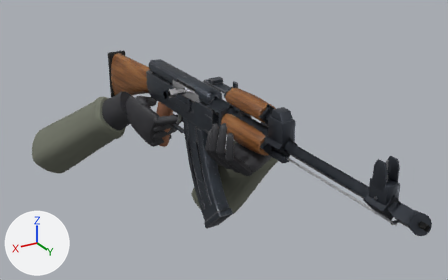
What one commit did to the Blender file app/assets-source/blender/ak47.blend.
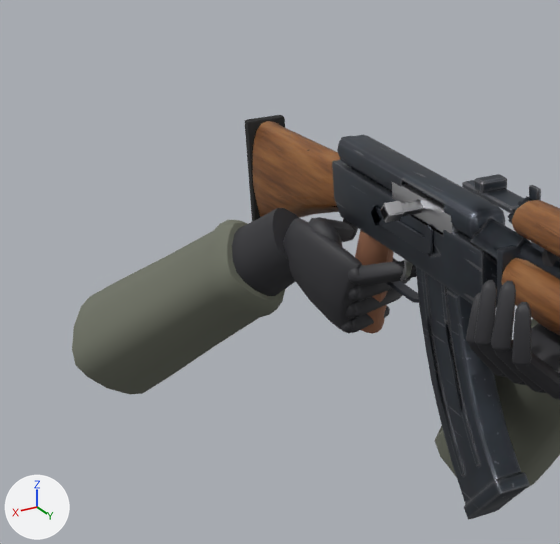
The first picture shows the older version from a 50 mm lens placed at (0.488, 0.989, 0.389), pointed at (-0.047, 0.097, -0.057). The close-ups show the older and then the newer version on the part from 0% to 55% of the width and 0% to 85% of the height of that picture. Only the edits that show in the close-ups are written down. Every picture has the same lights, and +X, +Y and +Z are marked at lower left.

Objects in the first close-up: 'bolt', 'cuff_R', 'fL_2_s2', 'fL_3_s2', 'handguard', 'mag', 'palm_R', 'receiver', 'sleeve_L', 'sleeve_R', 'stock', 'thenar_R', 'world' and 24 more.
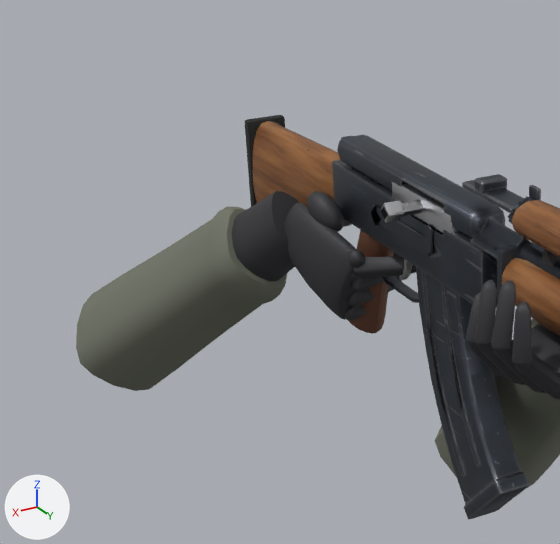
ob_hand_r is not drawn itself; it is the parent of ob_palm_r, ob_knuckles_r, ob_fr_1, ob_fr_2, ob_fr_3, ob_fr_4, ob_thumb_r, ob_thenar_r.
ob_arm_r is not drawn itself; it is the parent of ob_cuff_r, ob_sleeve_r.

Where the newer file only moved an object's origin or applied its transform, the numbers keep the older frame.

Where the change shows, as pixel boxes (x1, y1, x2, y2) in the close-ups (560 x 544 px):
'sleeve_R', moved, turned: before (72, 219, 285, 394); after (76, 206, 287, 391)
'palm_R', moved, turned: before (283, 218, 362, 333); after (283, 203, 355, 320)
'cuff_R', moved, turned: before (232, 208, 299, 296); after (232, 191, 300, 281)
'thenar_R', reshaped: before (308, 218, 343, 247); after (307, 191, 344, 232)
'fR_1_s1', moved, turned: before (357, 261, 402, 286); after (354, 256, 403, 278)
'fR_3_s1', moved, turned: before (353, 289, 402, 318); after (347, 277, 397, 307)
'knuckles_R', reshaped: before (341, 268, 360, 333); after (348, 248, 365, 295)
'fR_2_s1', moved, turned: before (356, 279, 410, 301); after (350, 275, 400, 292)
'fR_4_s1', moved, turned: before (351, 310, 389, 333); after (344, 304, 366, 320)
'thumb_R_s1', moved, turned (mostly hidden afterwards): before (316, 217, 355, 242); after (343, 219, 350, 227)
'fR_1_s2', moved, turned (mostly hidden): before (400, 260, 417, 279); after (401, 257, 416, 274)
'thumb_R_s2', moved, turned (not visible afterwards): before (343, 219, 358, 241)
'fR_2_s2', moved, turned (mostly hidden): before (392, 258, 397, 262); after (393, 252, 399, 257)
'fR_3_s2', moved, turned (not visible before): after (397, 276, 402, 282)

Patch to the scene script:
```diff
--- a/app/assets-source/blender/ak47.blend.py
+++ b/app/assets-source/blender/ak47.blend.py
@@ me_thenar_r @@
 # used by ob_thenar_r; parent = ob_hand_r; location = (0.0, 0.0, 0.0)
-me_thenar_r.from_pydata(...)  # 52 vertices, 60 faces; spans x -0.0413..-0.0127, y 0.0115..0.0565, z -0.0162..0.0062
+me_thenar_r.from_pydata(...)  # 52 vertices, 60 faces; spans x -0.055..-0.0253, y 0.0097..0.0545, z -0.0167..0.0058
+# me_thenar_r part 1: 52 vertices removed from x -0.0413..-0.0127, y 0.0115..0.0565, z -0.0162..0.0062; 52 vertices added at x -0.055..-0.0253, y 0.0097..0.0545, z -0.0167..0.0058
 me_thenar_r.materials.append(mat_glove)
@@ ob_hand_r @@
 ob_hand_r.parent = ob_arms
-ob_hand_r.location = (0.045, -0.124, -0.0437)
-ob_hand_r.rotation_euler = (-1.823, 1.19, -1.571)  # degrees (-104, 68, -90)
+ob_hand_r.location = (0.0451, -0.122, -0.0271)
+ob_hand_r.rotation_euler = (-1.824, 1.098, -1.571)  # degrees (-105, 63, -90)
@@ ob_arm_r @@
 ob_arm_r.location = (0.0, 0.0, 0.0)
-ob_arm_r.rotation_euler = (-0.113, 0.0561, 0.92)  # degrees (-6.5, 3.2, 53)
+ob_arm_r.rotation_euler = (-0.132, 0.0755, 1.039)  # degrees (-7.6, 4.3, 60)
```
